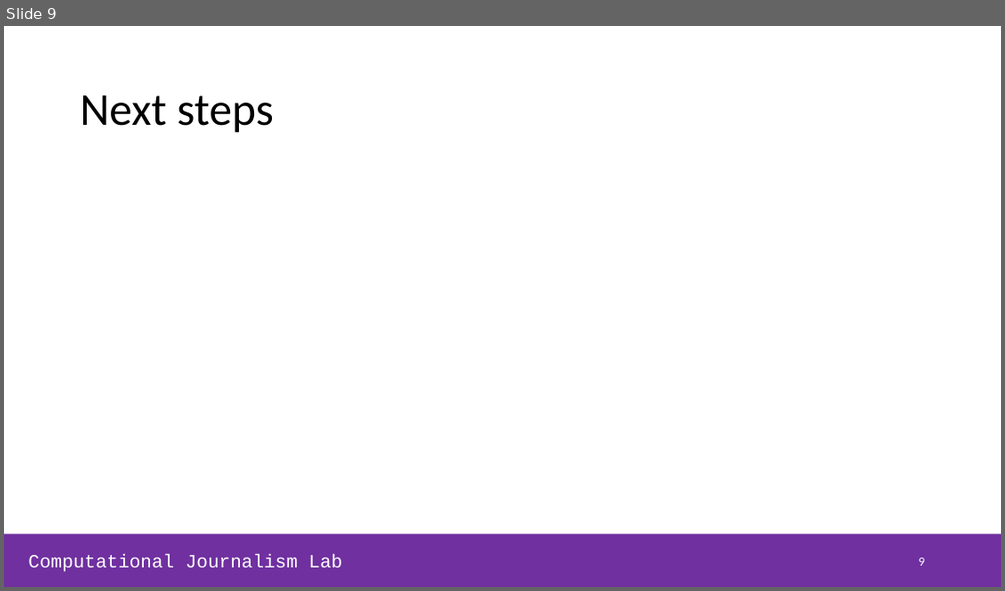
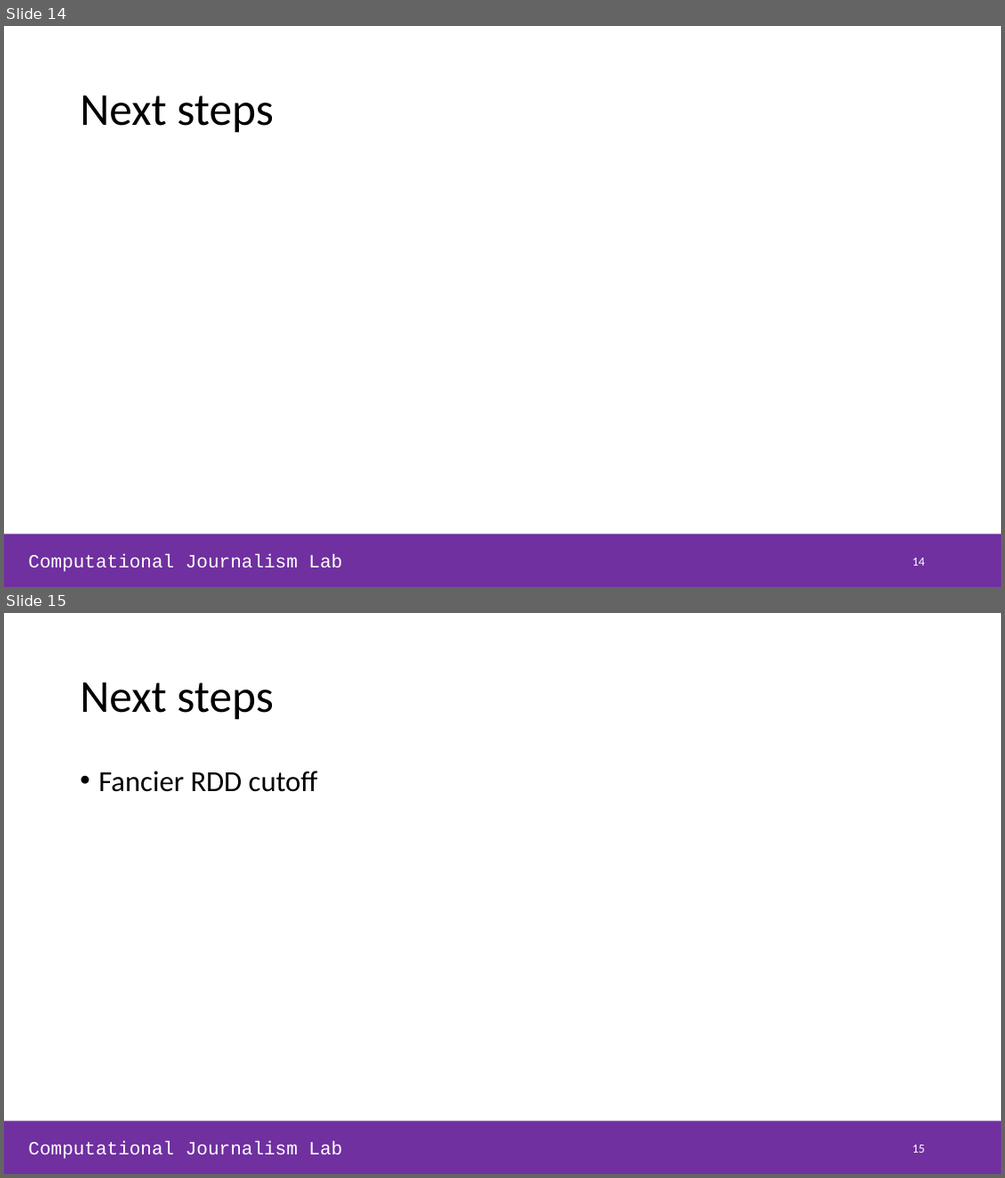
Before and after one commit to NHagar/layoffs_analysis, a slide deck: slides_lab-meeting.pptx. Shown one above the other, each under a label of ours: slide 9 before the commit, slides 14 and 15 after it. The pictures are 1005x591 and 1005x1178 pixels, drawn with LibreOffice and Linux fonts; fonts in the diff are those of the drawing. Boxes give left, top, right and bottom in pixels: in the first picture for what was removed or moved away, otherwise in the second. Text is boxed around its words. In the diff, an @@ line names an element or a change of style, - is before the commit and + after.

```diff
--- a/slides_lab-meeting.pptx
+++ b/slides_lab-meeting.pptx
@@ slide 15 added at [4,613,1001,1174], background #FFFFFF; not listed: 2 template elements that a slide beside it also shows @@
@@ title added at [80,682,274,720], 44 pt, text #000000 @@
+Next steps
@@ text added at [98,771,318,792], 28 pt, text #000000 @@
+• Fancier RDD cutoff
@@ page number added at [912,1144,924,1152], 12 pt, text #FFFFFF @@
+15
@@ what was slide 9 is now slide 14 @@
@@ page number at [912,557,924,565]: text changed @@
-9
+14
```
Also in this commit, not shown: 2 slides changed, 9 other slides added, 1 slide removed, 5 other files.
